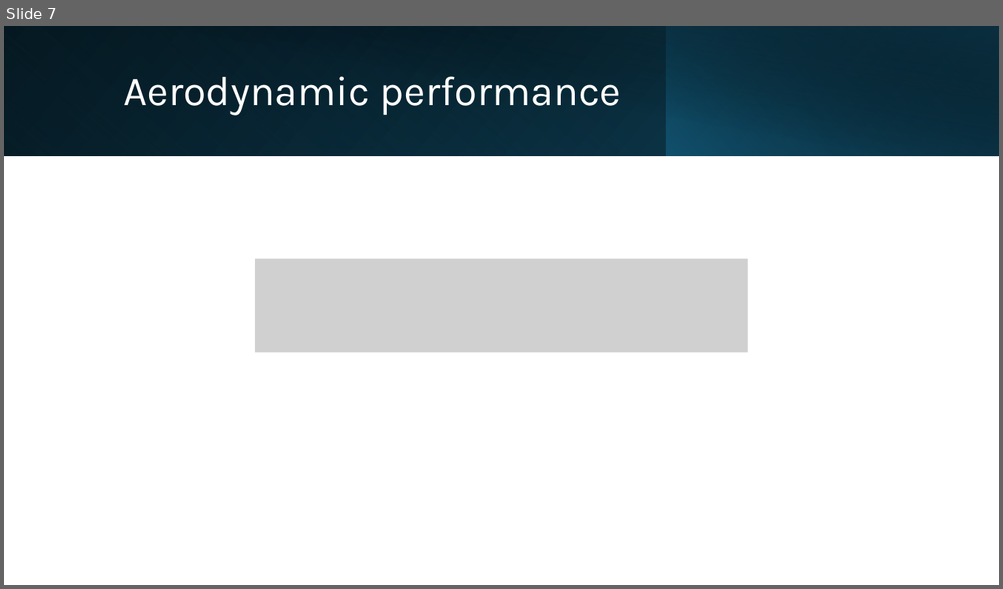
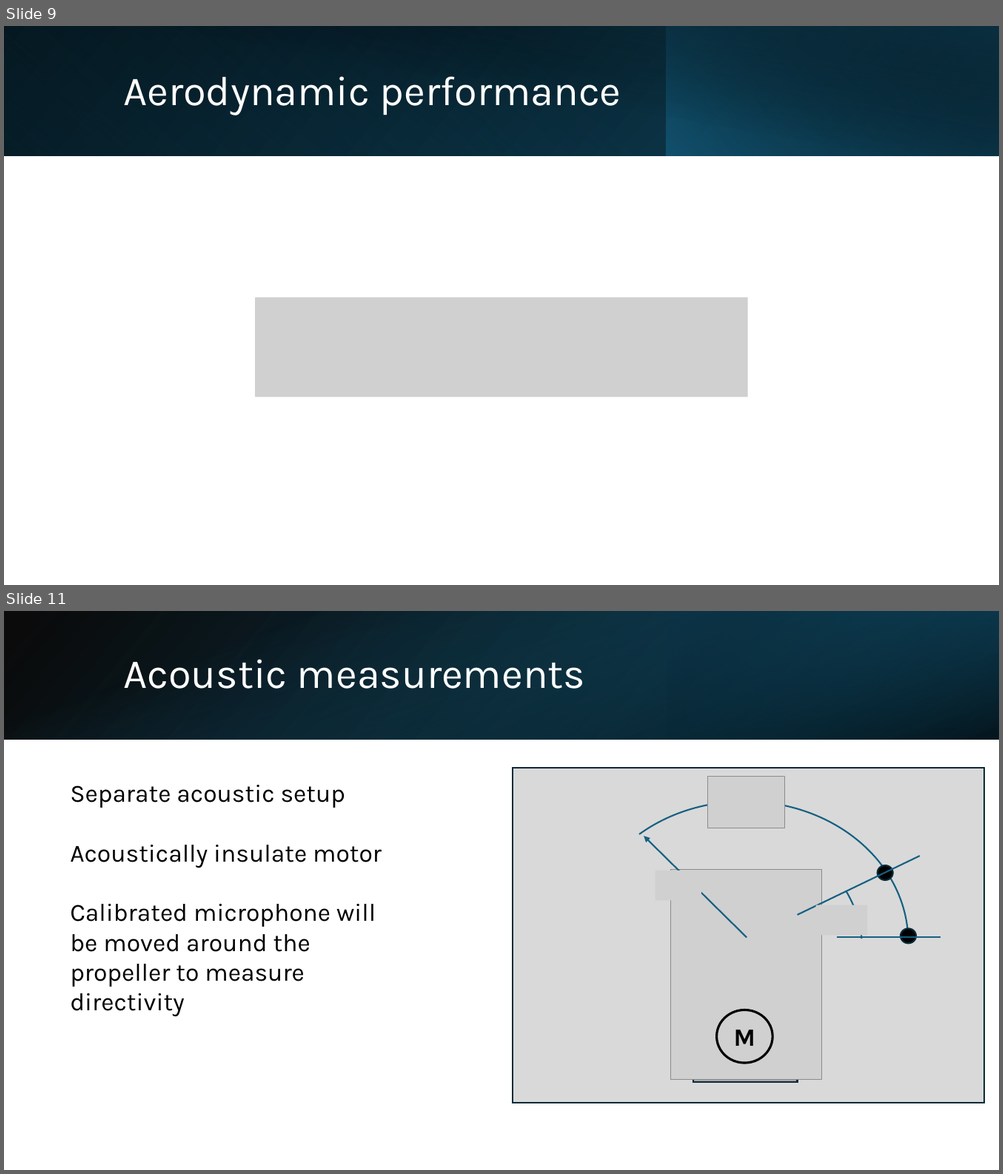
Before and after one commit to lpender3672/propeller-acoustics, a slide deck: deliverables/michaelmas_presentation.pptx. Shown one above the other, each under a label of ours: slide 7 before the commit, slides 9 and 11 after it; the slides between them are not shown. The pictures are 1003x589 and 1003x1174 pixels, drawn with LibreOffice and Linux fonts; fonts in the diff are those of the drawing; grey boxes stand for pictures. Boxes give left, top, right and bottom in pixels: in the first picture for what was removed or moved away, otherwise in the second. Text is boxed around its words. In the diff, an @@ line names an element or a change of style, - is before the commit and + after.

```diff
--- a/deliverables/michaelmas_presentation.pptx
+++ b/deliverables/michaelmas_presentation.pptx
@@ slide 11 added at (x1=4, y1=611, x2=999, y2=1170), background #FFFFFF @@
@@ rectangle added at (x1=4, y1=611, x2=999, y2=739), fill gradient #000000 to #104862 @@
@@ rectangle added at (x1=4, y1=612, x2=998, y2=740), fill gradient #156082 to #000000 @@
@@ rectangle added at (x1=667, y1=611, x2=999, y2=739), fill gradient #0B3041 to #156082 @@
@@ title added at (x1=123, y1=659, x2=585, y2=689), 40 pt, text #FFFFFF @@
+Acoustic measurements
@@ text added at (x1=70, y1=785, x2=381, y2=987), 24 pt, text #000000 @@
+Separate acoustic setup
+Acoustically insulate motor
+Calibrated microphone will be moved around the propeller to measure directivity
@@ rectangle added at (x1=512, y1=768, x2=984, y2=1102), fill #D9D9D9, outline #092A39 1.5 pt @@
@@ picture added at (x1=708, y1=776, x2=785, y2=827) @@
@@ arc (boxed as its full ellipse) added at (x1=580, y1=801, x2=908, y2=1082), outline #156082 1.5 pt @@
@@ arc (boxed as its full ellipse) added at (x1=571, y1=823, x2=862, y2=1072), outline #156082 1.5 pt @@
@@ arrow added from (746, 938) to (643, 836), #156082 1.5 pt @@
@@ picture added at (x1=655, y1=871, x2=702, y2=900) @@
@@ picture added at (x1=671, y1=869, x2=822, y2=1080) @@
@@ line added from (919, 856) to (797, 915), #156082 1.5 pt @@
@@ ellipse added at (x1=877, y1=866, x2=893, y2=880), fill #000000, outline #092A39 1.5 pt @@
@@ picture added at (x1=816, y1=906, x2=868, y2=936) @@
@@ line added from (940, 937) to (836, 937), #156082 1.5 pt @@
@@ ellipse added at (x1=900, y1=929, x2=916, y2=944), fill #000000, outline #092A39 1.5 pt @@
@@ rectangle added at (x1=694, y1=982, x2=797, y2=1082), fill #A6A6A6, outline #092A39 1.5 pt @@
@@ ellipse added at (x1=717, y1=1010, x2=772, y2=1063), outline #000000 2.25 pt, 24 pt, text #000000, bold @@
+M
@@ what was slide 7 is now slide 9 @@
@@ slide 9 changed as well @@
@@ picture resized from (x1=256, y1=259, x2=748, y2=353) to (x1=256, y1=298, x2=748, y2=397) @@
```
Also in this commit, not shown: 6 other slides changed, 5 other slides added, 5 slides removed, 2 other files.
